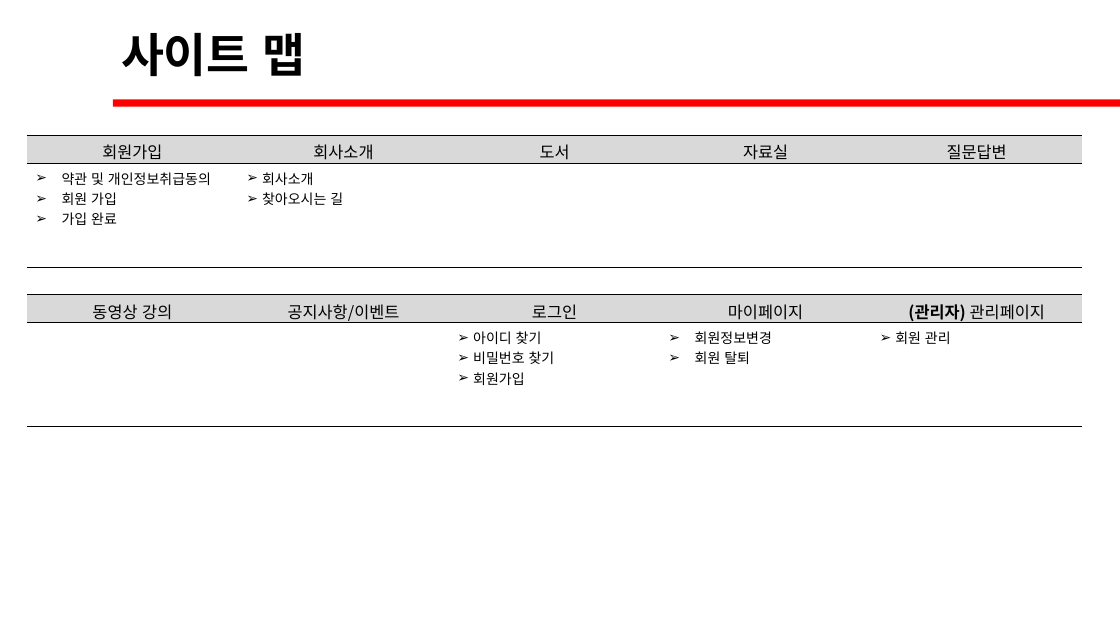
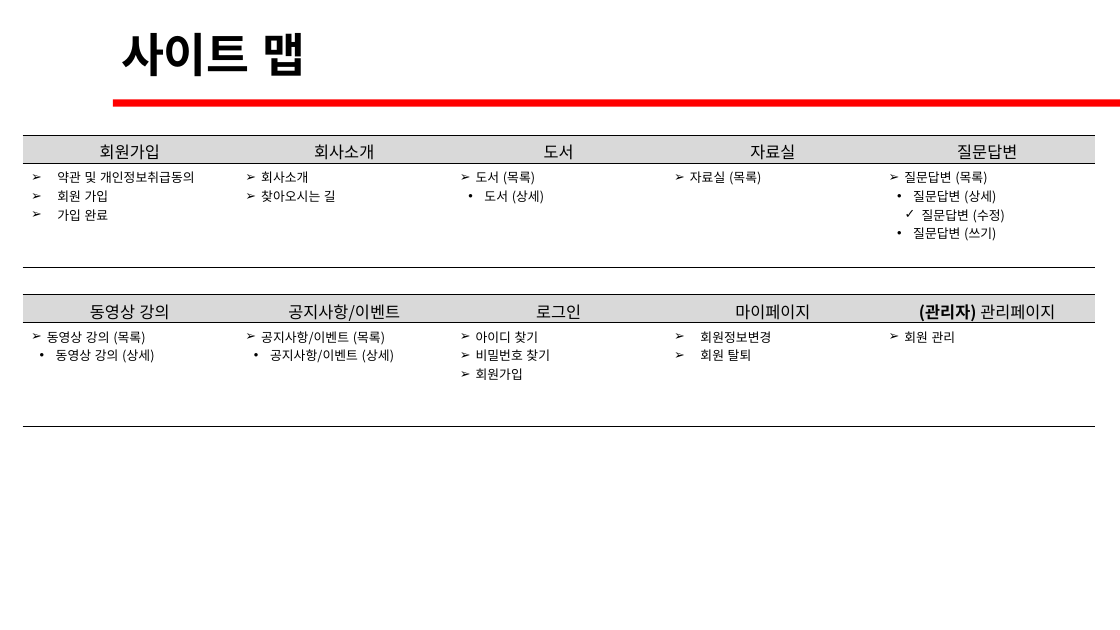
Before and after one commit to David-Ha-1217/Publisher_Portfolio, a slide deck: slide 3 of Documents/사이트맵.pptx (slide 2 before the commit). Drawn at 1120x630 pixels with LibreOffice and Linux fonts; fonts in the diff are those of the drawing. Boxes give left, top, right and bottom in pixels: in the first picture for what was removed or moved away, otherwise in the second. Text is boxed around its words. In the diff, an @@ line names an element or a change of style, - is before the commit and + after.

Commit message:
(2020-05-27) 문서 및 마크업 수정.

```diff
--- a/Documents/사이트맵.pptx
+++ b/Documents/사이트맵.pptx
@@ table at (x1=23, y1=135, x2=1094, y2=367) @@
-row 2: 약관 및 개인정보취급동의 / 회원 가입 / 가입 완료 | 회사소개 / 찾아오시는 길 |  |  | 
+row 2: 약관 및 개인정보취급동의 / 회원 가입 / 가입 완료 | 회사소개 / 찾아오시는 길 | 도서 (목록) / 도서 (상세) | 자료실 (목록) | 질문답변 (목록) / 질문답변 (상세) / 질문답변 (수정) / 질문답변 (쓰기)
@@ size 12 to 11 pt in "약관 및 개인정보취급동의", "회원 가입", "가입 완료", "회사소개" and 1 more places @@
@@ table resized from (x1=27, y1=135, x2=1081, y2=267) to (x1=23, y1=135, x2=1094, y2=367) @@
@@ table at (x1=23, y1=295, x2=1094, y2=427) @@
-row 2, column 1: 
+row 2, column 1: 동영상 강의 (목록) / 동영상 강의 (상세)
-row 2, column 2: 
+row 2, column 2: 공지사항/이벤트 (목록) / 공지사항/이벤트 (상세)
@@ size 12 to 11 pt in "아이디 찾기", "비밀번호 찾기", "회원가입", "회원정보변경" and 2 more places @@
@@ table resized from (x1=27, y1=295, x2=1081, y2=427) to (x1=23, y1=295, x2=1094, y2=427) @@
```
Also in this commit, not shown: 1 other slide changed, 1 slide added, 9 other files.
